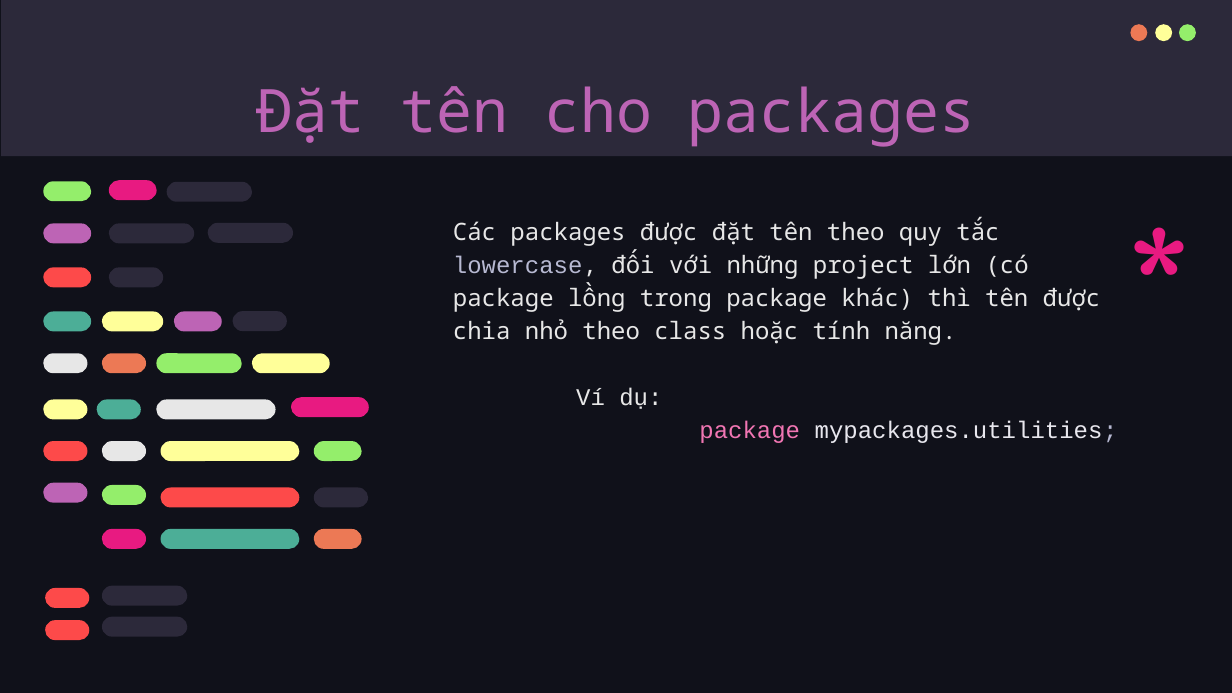
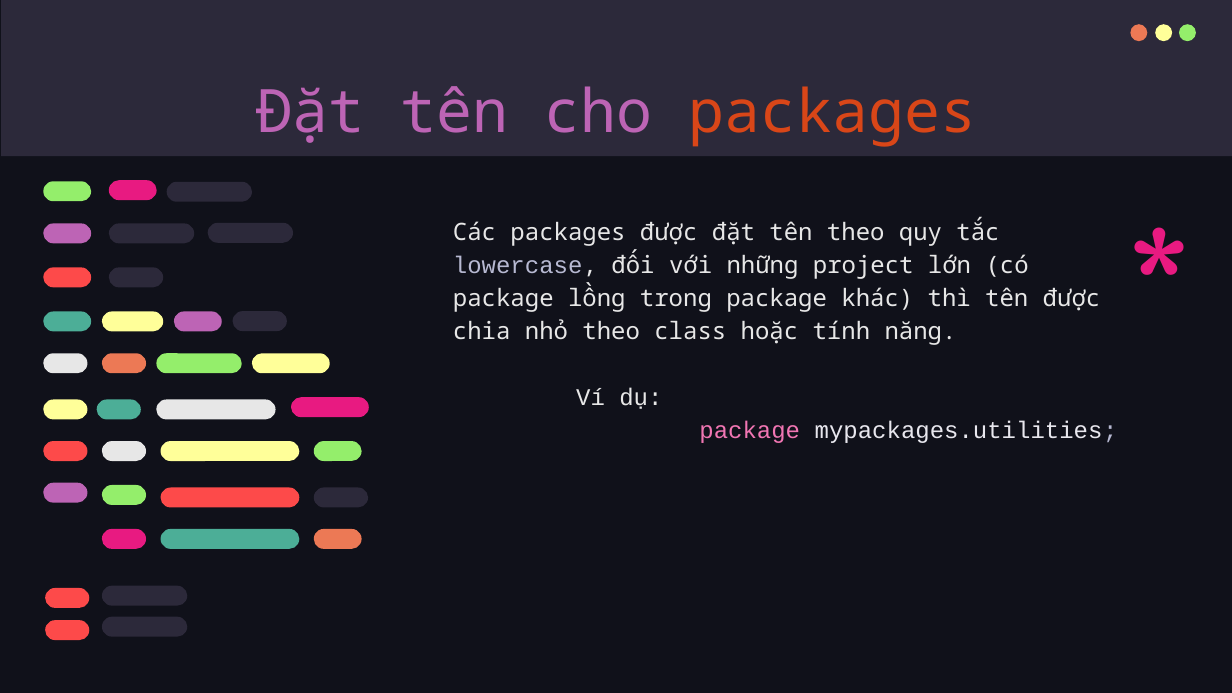
Before and after one commit to qNam145/CNPM, a slide deck: slide 12 of CNPM.pptx. Drawn at 1232x693 pixels with LibreOffice and Linux fonts; fonts in the diff are those of the drawing. Boxes give left, top, right and bottom in pixels: in the first picture for what was removed or moved away, otherwise in the second. Text is boxed around its words. In the diff, an @@ line names an element or a change of style, - is before the commit and + after.

```diff
--- a/CNPM.pptx
+++ b/CNPM.pptx
@@ title "Đặt tên cho packages" at [257, 86, 976, 147]: text colour #BD64B5 to #D94618 in "packages" @@
```
Also in this commit, not shown: 10 other slides changed, 1 slide removed.
